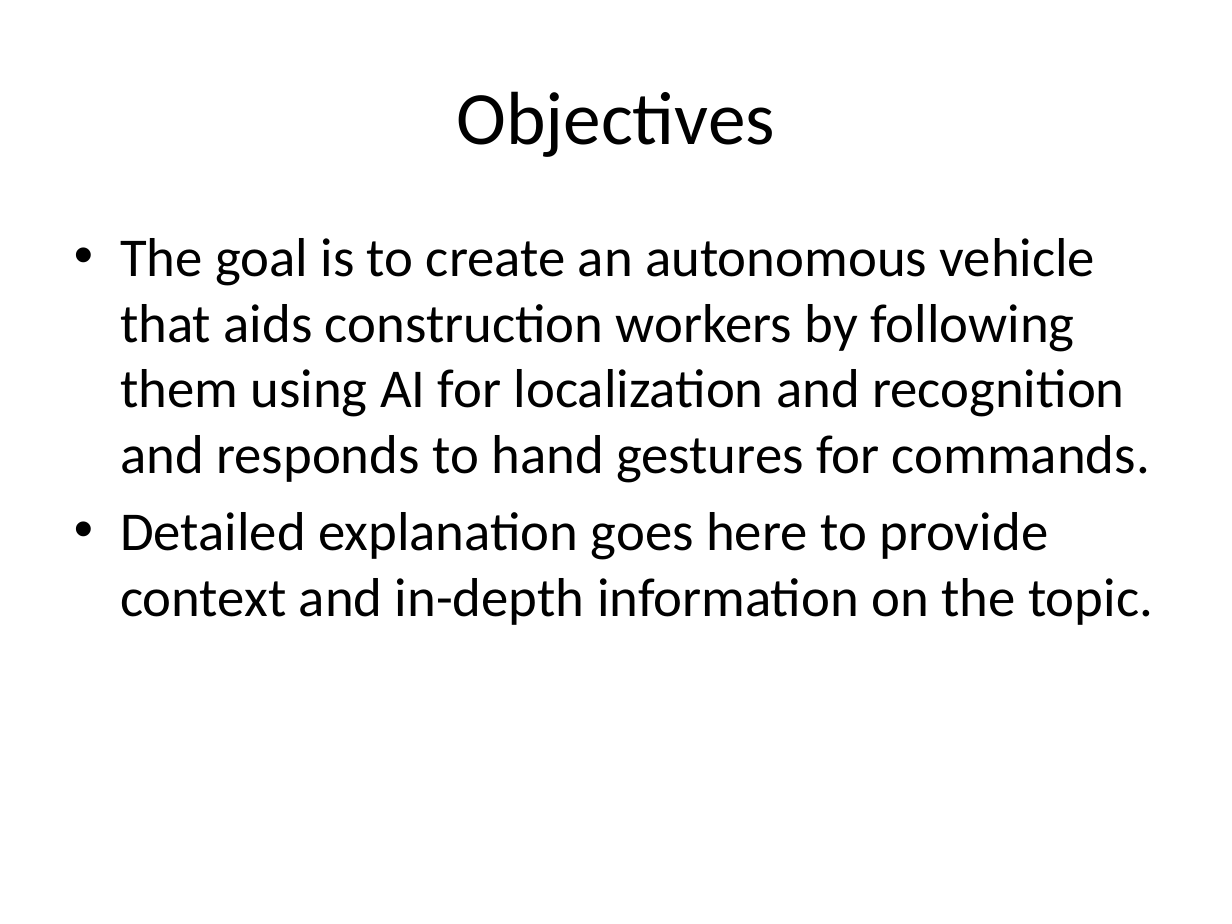
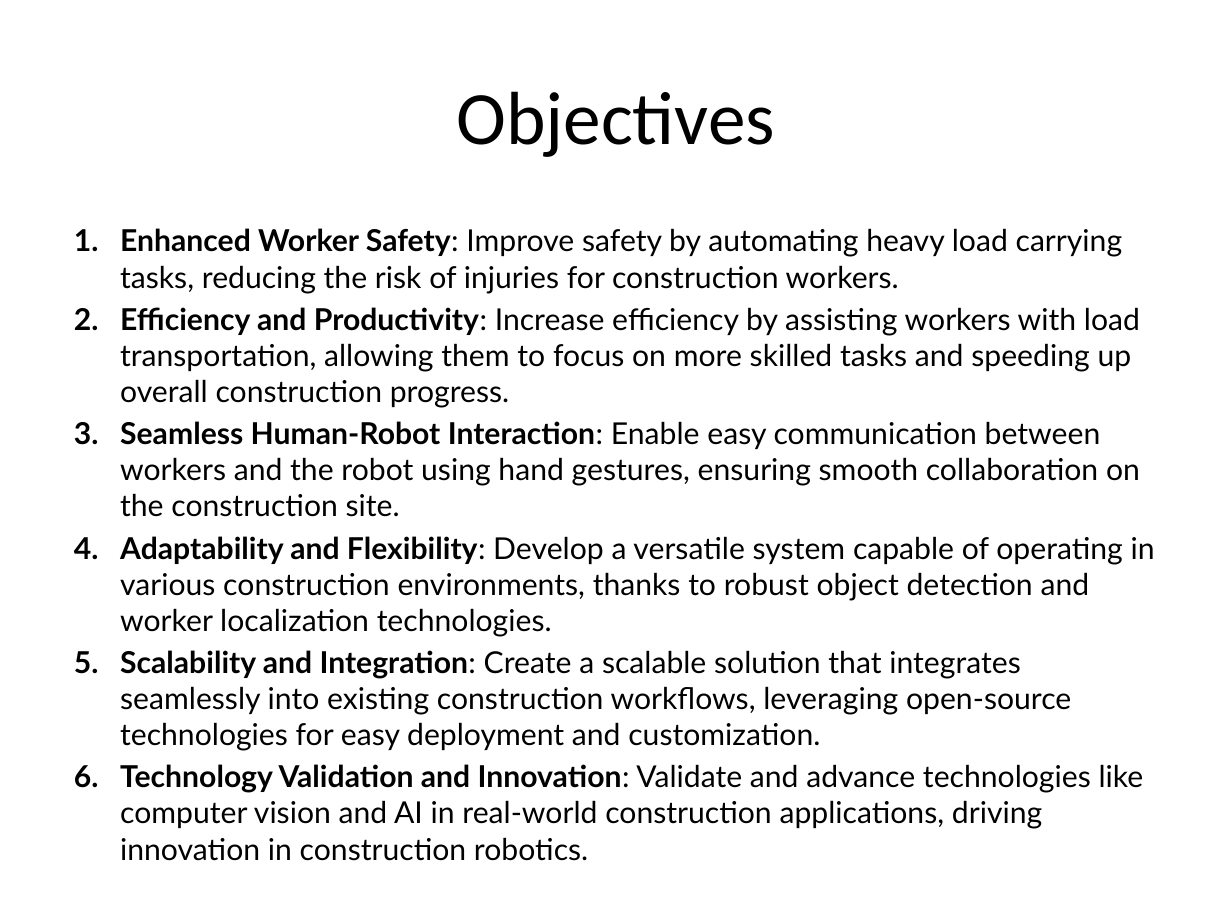
Before and after one commit to Dawn-Of-Justice/ACAV, a slide deck: slide 6 of MiniProj.pptx (slide 5 before the commit). Drawn at 1232x924 pixels with LibreOffice and Linux fonts; fonts in the diff are those of the drawing. Boxes give left, top, right and bottom in pixels: in the first picture for what was removed or moved away, otherwise in the second. Text is boxed around its words. In the diff, an @@ line names an element or a change of style, - is before the commit and + after.

```diff
--- a/MiniProj.pptx
+++ b/MiniProj.pptx
@@ text at box(120, 228, 1155, 829): text changed; size 32 to 17.6 pt; font Calibri to Lato @@
-• The goal is to create an autonomous vehicle that aids construction workers by following them using AI for localization and recognition and responds to hand gestures for commands.
-• Detailed explanation goes here to provide context and in-depth information on the topic.
+1. Enhanced Worker Safety: Improve safety by automating heavy load carrying tasks, reducing the risk of injuries for construction workers.
+2. Efficiency and Productivity: Increase efficiency by assisting workers with load transportation, allowing them to focus on more skilled tasks and speeding up overall construction progress.
+3. Seamless Human-Robot Interaction: Enable easy communication between workers and the robot using hand gestures, ensuring smooth collaboration on the construction site.
+4. Adaptability and Flexibility: Develop a versatile system capable of operating in various construction environments, thanks to robust object detection and worker localization technologies.
+5. Scalability and Integration: Create a scalable solution that integrates seamlessly into existing construction workflows, leveraging open-source technologies for easy deployment and customization.
+6. Technology Validation and Innovation: Validate and advance technologies like computer vision and AI in real-world construction applications, driving innovation in construction robotics.
```
Also in this commit, not shown: 2 other slides changed, 1 slide added, 1 other file.
